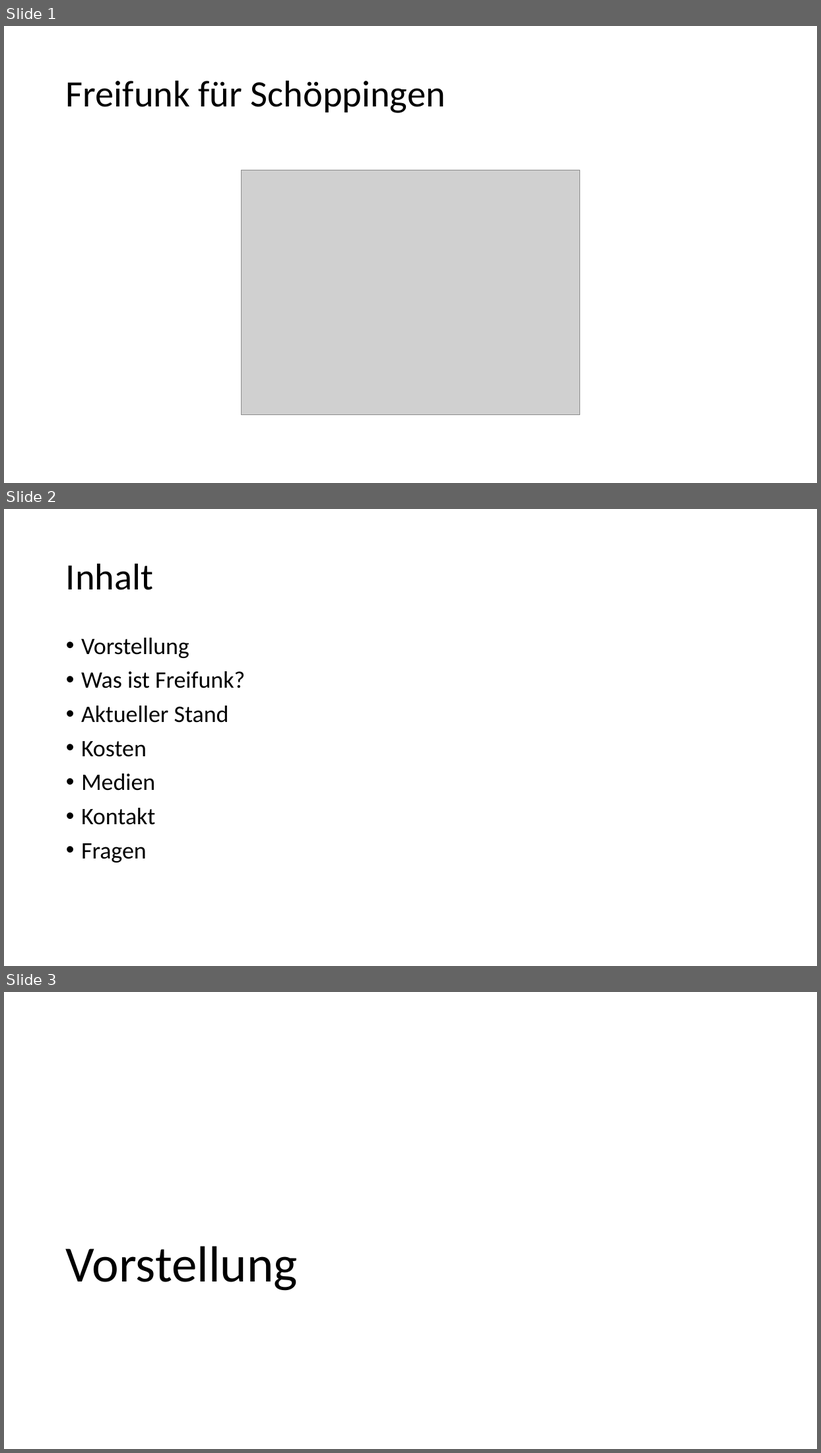
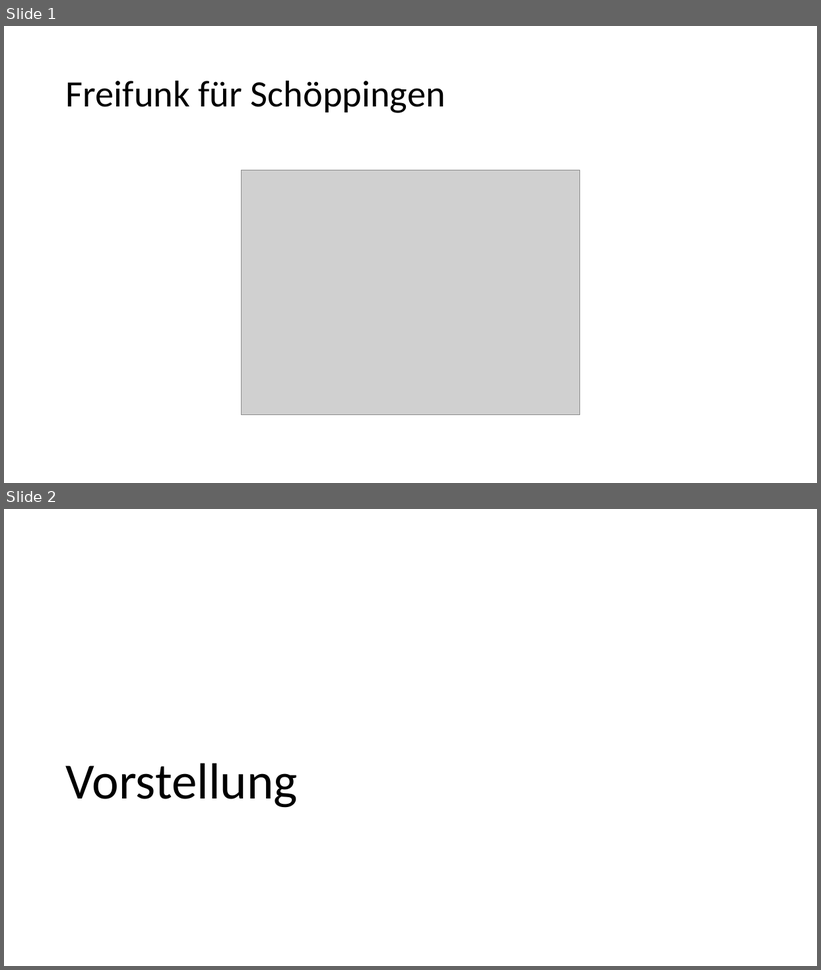
Before and after one commit to FreiFunkMuenster/media-ffms, a slide deck: Vorträge/2016-03-01 Präsentation Schöppingen.pptx. Shown one above the other, each under a label of ours: slides 1, 2 and 3 before the commit, slides 1 and 2 after it. The pictures are 821x1453 and 821x970 pixels, drawn with LibreOffice and Linux fonts; fonts in the diff are those of the drawing; grey boxes stand for pictures. Boxes give left, top, right and bottom in pixels: in the first picture for what was removed or moved away, otherwise in the second. Text is boxed around its words. In the diff, an @@ line names an element or a change of style, - is before the commit and + after.

```diff
--- a/Vorträge/2016-03-01 Präsentation Schöppingen.pptx
+++ b/Vorträge/2016-03-01 Präsentation Schöppingen.pptx
@@ slide 2 removed at box(4, 509, 817, 966), background #FFFFFF @@
@@ title removed at box(66, 563, 153, 590) @@
-Inhalt
@@ text removed at box(81, 638, 245, 863) @@
-• Vorstellung
-• Was ist Freifunk?
-• Aktueller Stand
-• Kosten
-• Medien
-• Kontakt
-• Fragen
@@ what was slide 3 is now slide 2 @@
```
Also in this commit, not shown: 3 slides changed.
